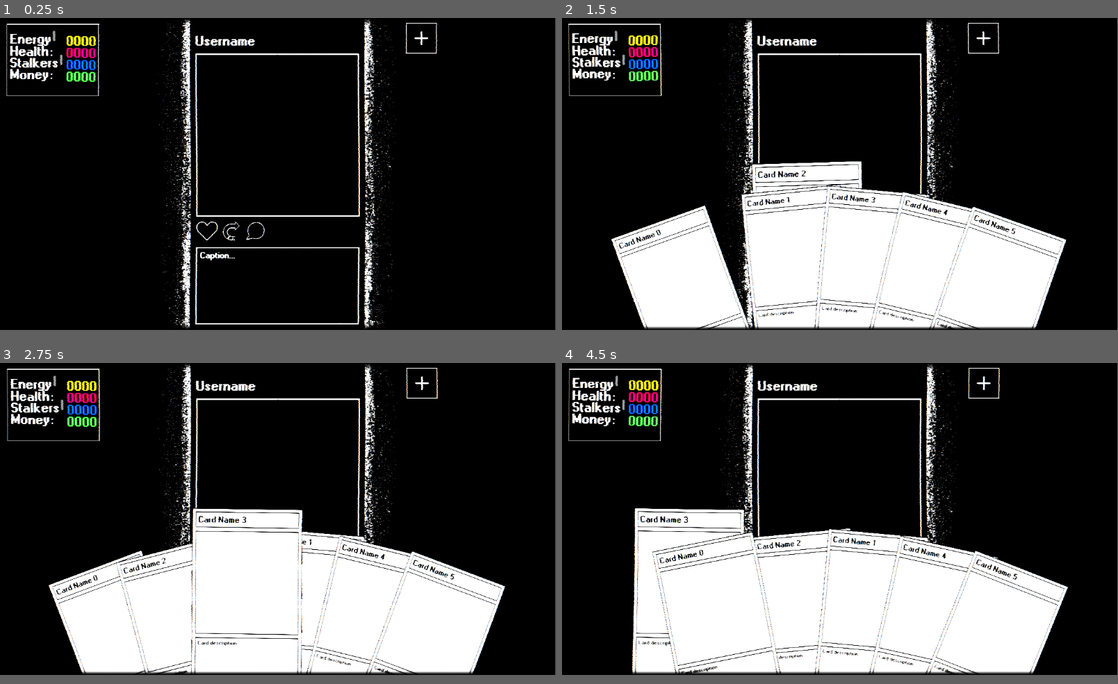
Above: before the commit, frames 1-4 (two rows, left to right).
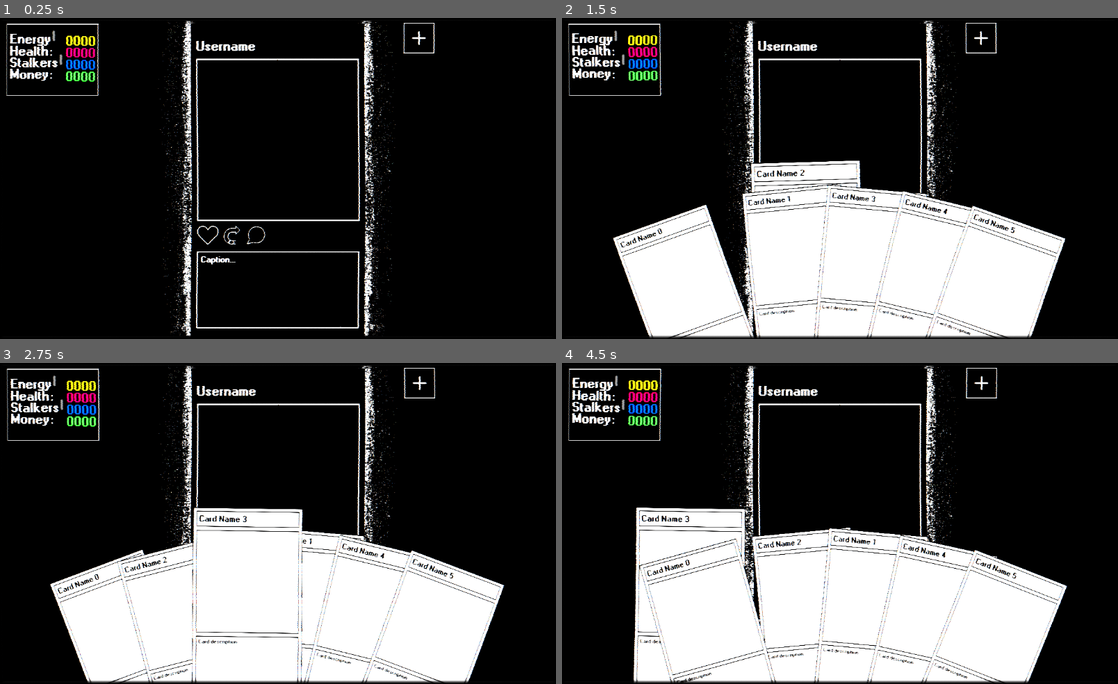
Above: after the commit, the same moments.

Repository: AdamCMunro/social-game
Game: Godot game, scene res://main.tscn
Same seed, same stepped clock (60 frames per second), same inputs: the game is played once before the commit and once after it.
Inputs (mouse positions are in pixels of both pictures, inside the frame that each line leads up to):
- Up to frame 1 (0.25 s): no input
- Up to frame 2 (1.5 s): move the mouse to (984, 37) at 0.52 s; click (984, 37) at 0.67 s; move the mouse to (767, 229) at 1.27 s; click (767, 229) at 1.42 s
- Up to frame 3 (2.75 s): move the mouse to (255, 574) at 2.02 s; click (255, 574) at 2.17 s
- Up to frame 4 (4.5 s): move the mouse to (795, 574) at 2.77 s; click (795, 574) at 2.92 s; move the mouse to (689, 651) at 3.52 s; click (689, 651) at 3.67 s; move the mouse to (689, 606) at 4.27 s; click (689, 606) at 4.42 s
In our replay, the window is 799x449 before the commit and 800x462 after it. These sizes can differ from the game's own. Grey fills any space a smaller window leaves; there, only what the larger window draws over its background counts as a difference.

The runs differ from the first frame. In frame 1, 7.5% of the frame differs, in the area x 1-79%, y 0-100%; in frame 2, 12%; in frame 3, 11%; in frame 4, 12%, in the area x 0-100%, y 0-100%.

Commit message:
messaging assets

Diff:
--- a/social-game/project.godot
+++ b/social-game/project.godot
@@ -18,3 +18,10 @@
 run/main_scene="uid://b3qp3qb4jcf0"
 config/features=PackedStringArray("4.6", "Forward Plus")
 config/icon="res://icon.svg"
+
+[display]
+
+window/size/viewport_width=1160
+window/size/viewport_height=670
+window/stretch/mode="viewport"
+window/stretch/aspect="expand"
Binary file added: social-game/assets/Messenger.png
Not shown, changed: social-game/.DS_Store
